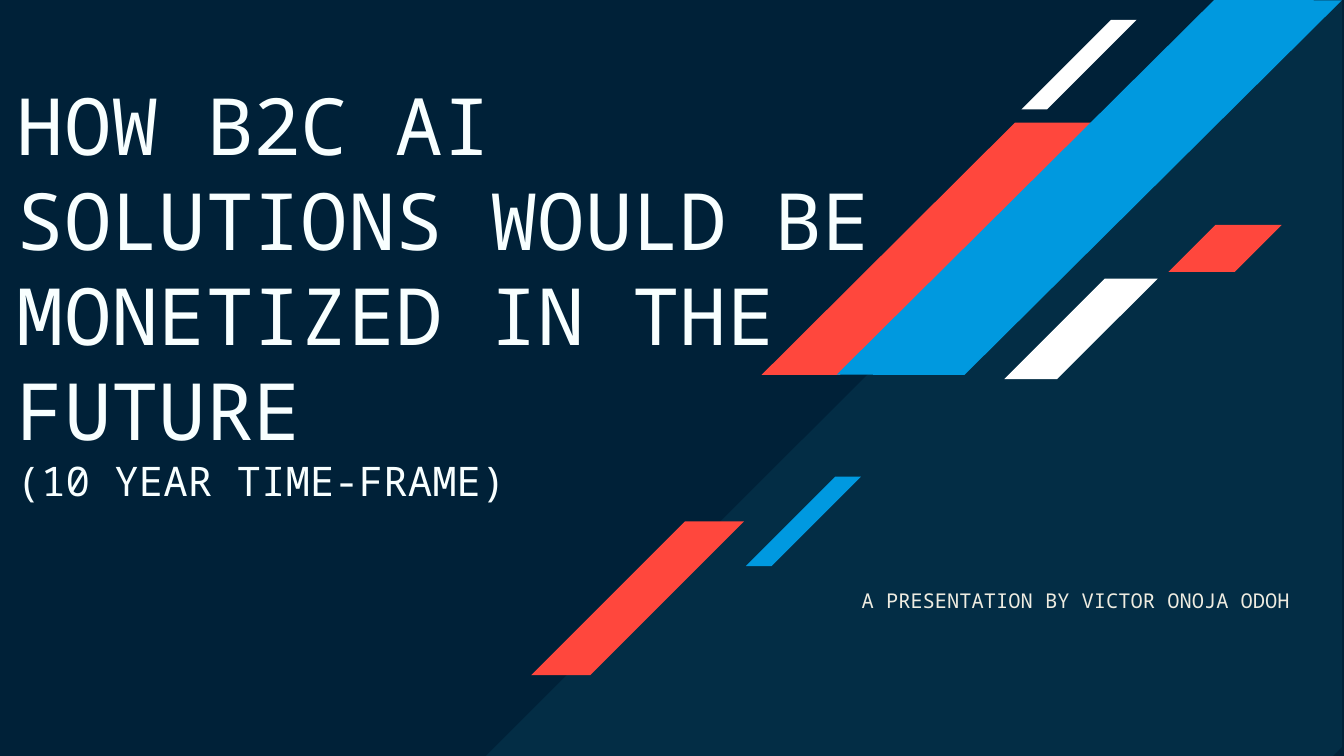
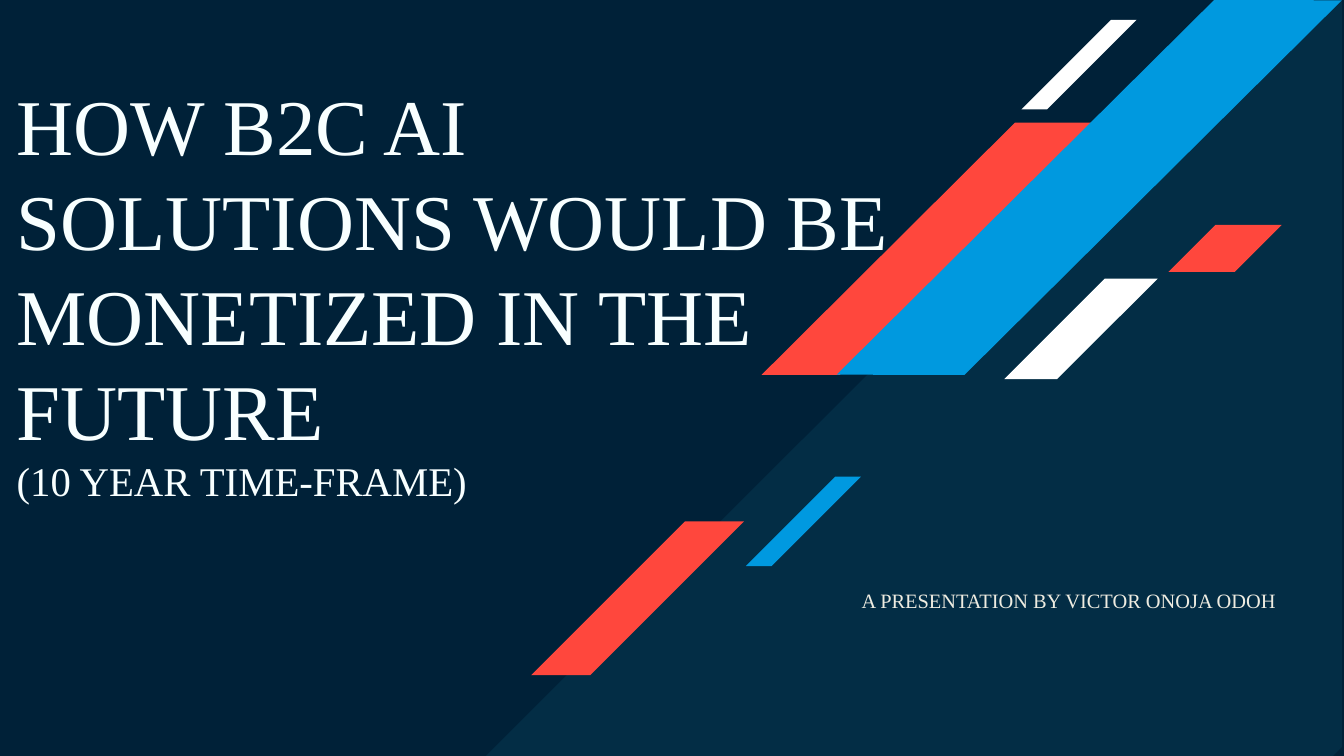
Before and after one commit to T3xtifyai/introduction-victor-onoja, a slide deck: slide 1 of 01-VICTOR_ODOH.pptx. Drawn at 1344x756 pixels with LibreOffice and Linux fonts; fonts in the diff are those of the drawing. Boxes give left, top, right and bottom in pixels: in the first picture for what was removed or moved away, otherwise in the second. Text is boxed around its words. In the diff, an @@ line names an element or a change of style, - is before the commit and + after.

```diff
--- a/01-VICTOR_ODOH.pptx
+++ b/01-VICTOR_ODOH.pptx
@@ text "HOW B2C AI SOLUTIONS WOULD ..." at (17,102,888,504): font Noto Sans Mono to Times New Roman @@
@@ text "A PRESENTATION BY VICTOR ONOJA ..." at (862,594,1276,609): font Noto Sans Mono to Times New Roman @@
```
Also in this commit, not shown: 8 other slides changed.
